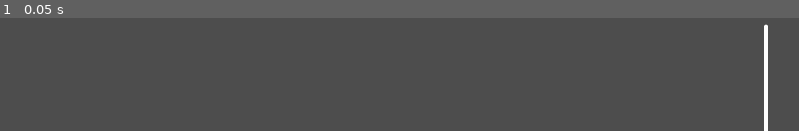
Above: before the commit, frame 1.
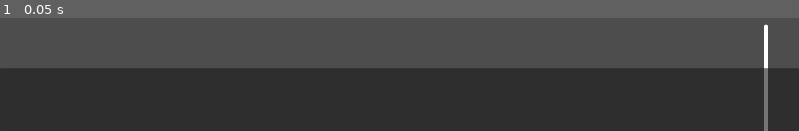
Above: after the commit, the same moment.

Repository: HEKEPOIU/gmtk_2024
Game: Godot game, scene res://scene/main.tscn
Same seed, same stepped clock (60 frames per second), same inputs: the game is played once before the commit and once after it. The engine's default icon, where the game draws it, is replaced by a stand-in: a white triangle on a blue panel in a dark square.
Inputs:
- Up to frame 1 (0.05 s): no input

The runs differ from the first frame. In frame 1, 56% of the frame differs, in the area x 0-100%, y 44-100%.
Error after the commit: Invalid access to property or key 'game_start' on a base object of type 'Nil'. (res://src/main.gd:10)

Commit message:
add canvas layer

Diff:
--- a/scene/main.tscn
+++ b/scene/main.tscn
@@ -24,7 +24,9 @@
 mass = 10.0
 max_mass = 100.0
 
-[node name="Canvas" parent="." instance=ExtResource("3_6hq5n")]
-
 [node name="Camera2D" type="Camera2D" parent="."]
 position = Vector2(2, 1)
+
+[node name="CanvasLayer" type="CanvasLayer" parent="."]
+
+[node name="Canvas" parent="CanvasLayer" instance=ExtResource("3_6hq5n")]
--- a/src/main.gd
+++ b/src/main.gd
@@ -2,7 +2,7 @@
 
 class_name test
 
-@onready var canvas := get_node("Canvas") as UiMain
+@onready var canvas := get_node("SubViewport/Canvas") as UiMain
 @onready var camera2d := get_node("Camera2D") as Camera2D
 
 # Called when the node enters the scene tree for the first time.
@@ -17,4 +17,5 @@
 
 # Called every frame. 'delta' is the elapsed time since the previous frame.
 func _process(_delta: float) -> void:
+
 	pass
